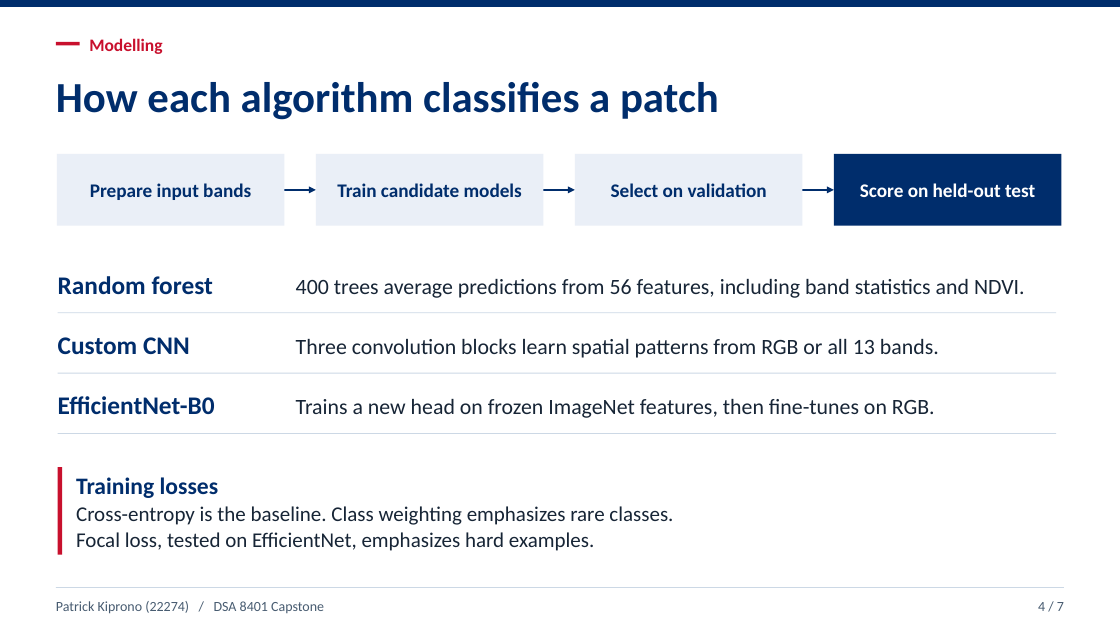
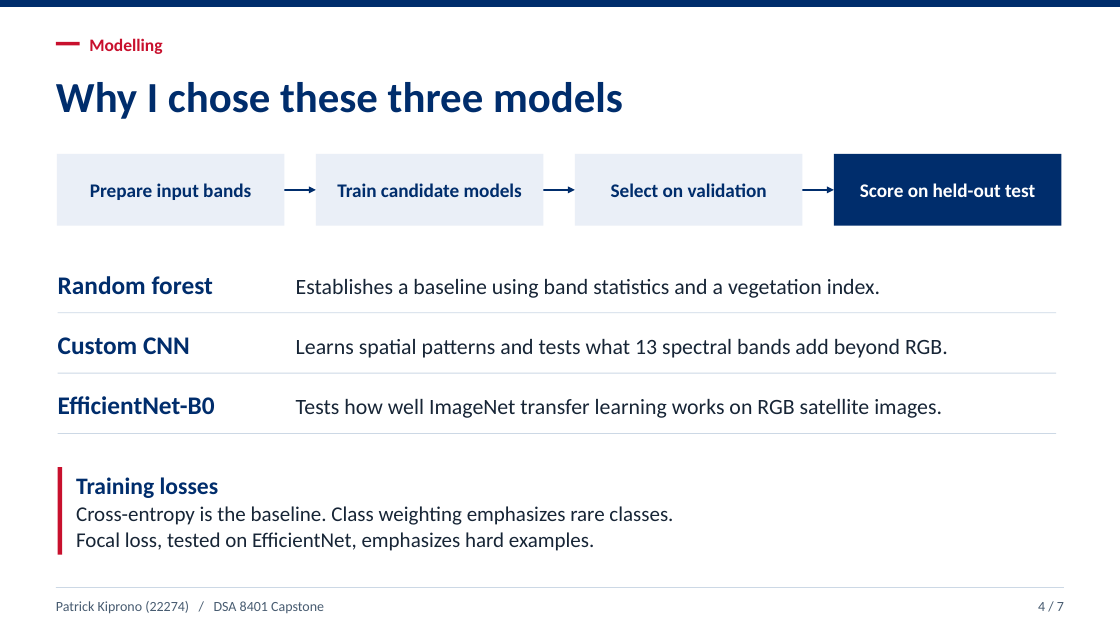
Before and after one commit to kipronopato/EuroSAT_LULC_Capstone, a slide deck: slide 4 of deliverables/EuroSAT_Capstone_Presentation.pptx. Drawn at 1120x630 pixels with LibreOffice and Linux fonts; fonts in the diff are those of the drawing. Boxes give left, top, right and bottom in pixels: in the first picture for what was removed or moved away, otherwise in the second. Text is boxed around its words. In the diff, an @@ line names an element or a change of style, - is before the commit and + after.

Commit message:
Explain the land-cover task and model choices

```diff
--- a/deliverables/EuroSAT_Capstone_Presentation.pptx
+++ b/deliverables/EuroSAT_Capstone_Presentation.pptx
@@ text at (56,82,623,119): text changed @@
-How each algorithm classifies a patch
+Why I chose these three models
@@ text at (296,279,880,298): text changed @@
-400 trees average predictions from 56 features, including band statistics and NDVI.
+Establishes a baseline using band statistics and a vegetation index.
@@ text at (296,339,948,358): text changed @@
-Three convolution blocks learn spatial patterns from RGB or all 13 bands.
+Learns spatial patterns and tests what 13 spectral bands add beyond RGB.
@@ text at (296,399,942,418): text changed @@
-Trains a new head on frozen ImageNet features, then fine-tunes on RGB.
+Tests how well ImageNet transfer learning works on RGB satellite images.
```
Also in this commit, not shown: 2 other slides changed.
